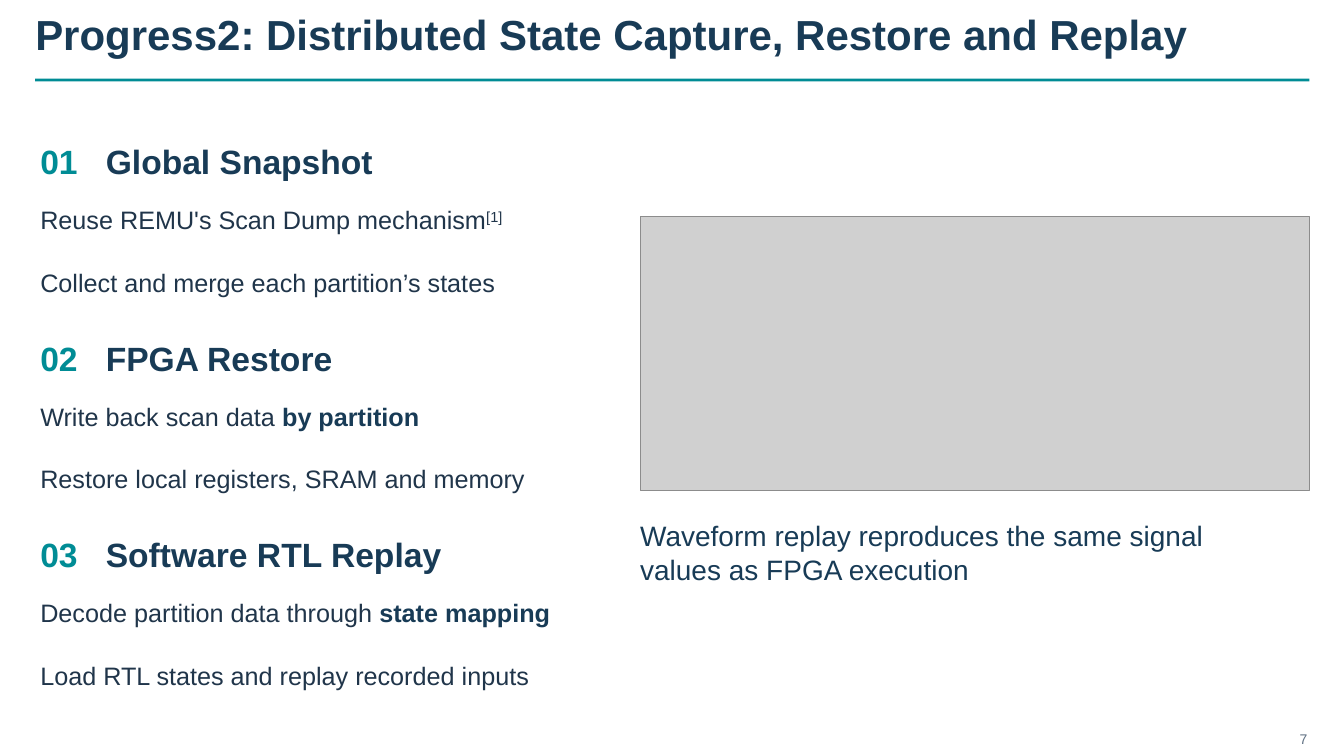
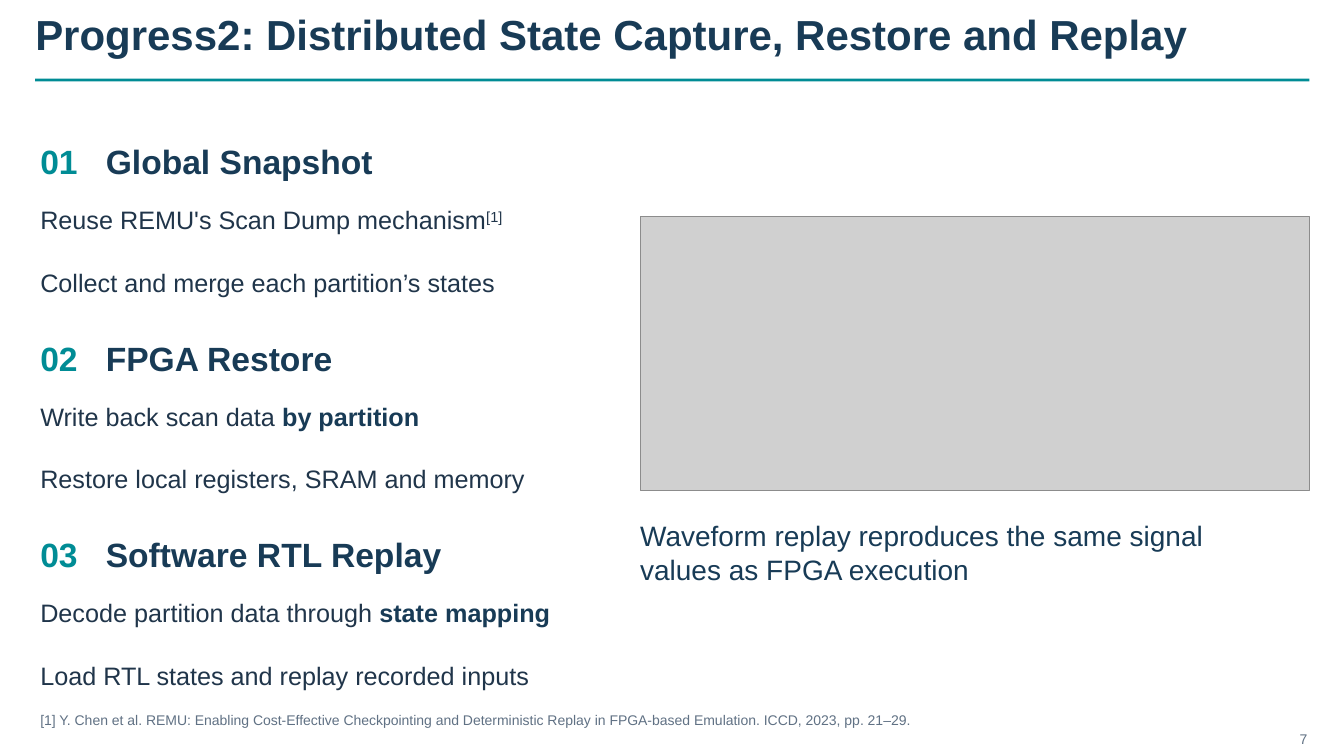
Before and after one commit to euphgh/shtthesis, a slide deck: slide 9 of pptx/midterm/REMUS_Midterm_Final.pptx. Drawn at 1344x756 pixels with LibreOffice and Linux fonts; fonts in the diff are those of the drawing; grey boxes stand for pictures. Boxes give left, top, right and bottom in pixels: in the first picture for what was removed or moved away, otherwise in the second. Text is boxed around its words. In the diff, an @@ line names an element or a change of style, - is before the commit and + after.

```diff
--- a/pptx/midterm/REMUS_Midterm_Final.pptx
+++ b/pptx/midterm/REMUS_Midterm_Final.pptx
@@ text added at [40,715,911,728], 10 pt, text #607184 @@
+[1] Y. Chen et al. REMU: Enabling Cost-Effective Checkpointing and Deterministic Replay in FPGA-based Emulation. ICCD, 2023, pp. 21–29.
```
Also in this commit, not shown: 3 other slides changed, 54 other files.
